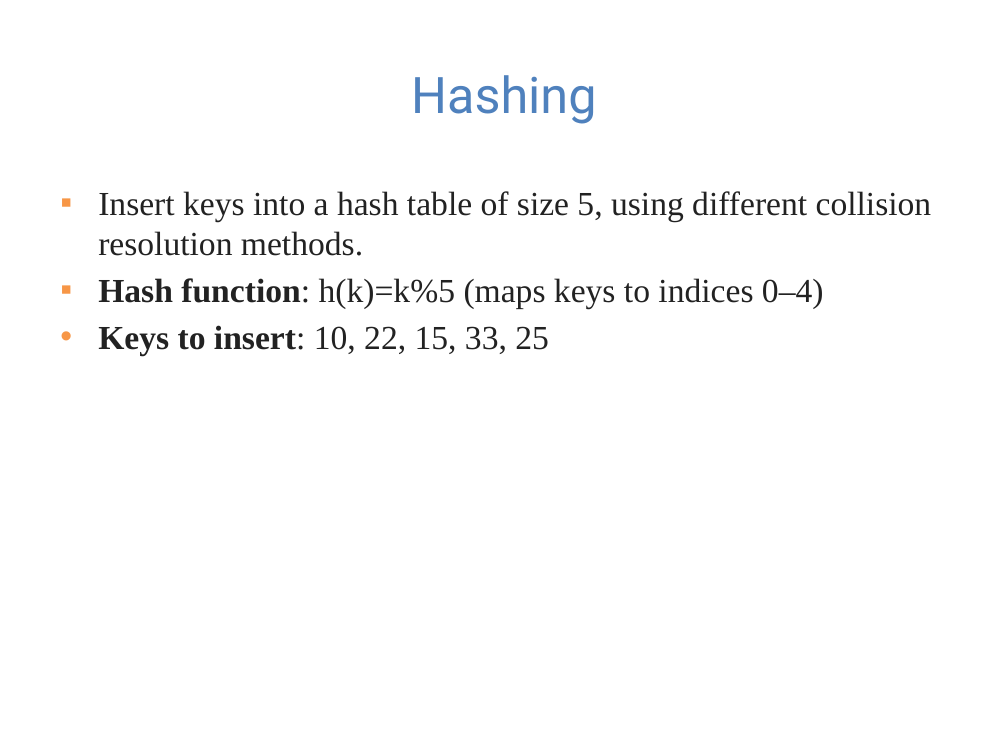
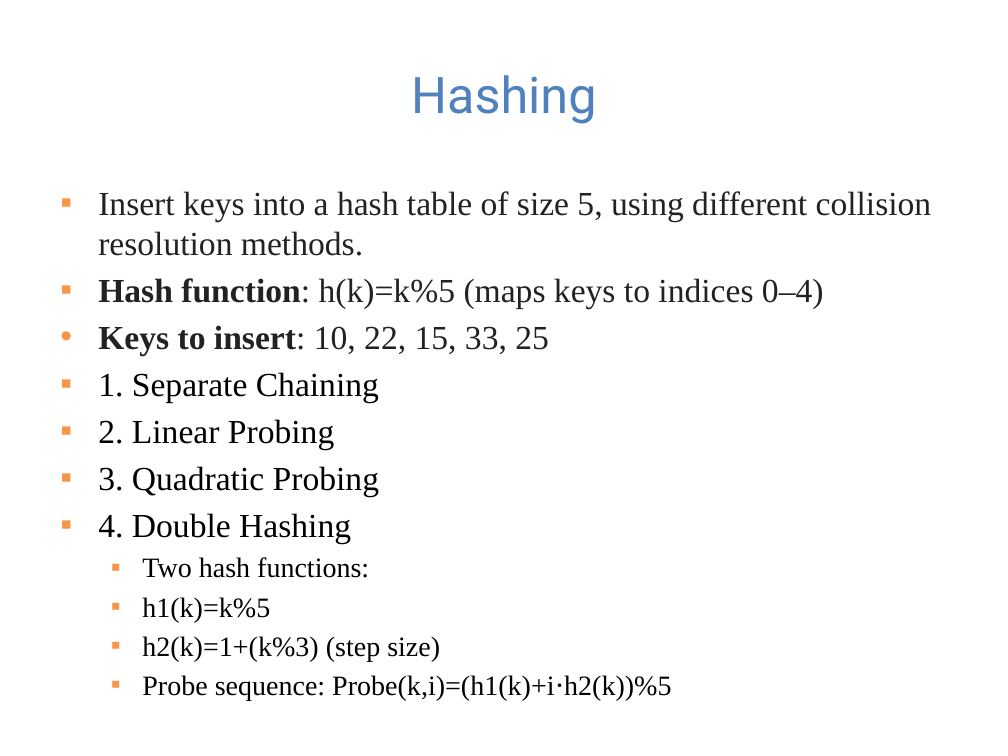
Before and after one commit to guhofstra/CSC111Fa25, a slide deck: slide 7 of PPTs/Lecture 7-hash table exercises ANS.pptx. Drawn at 1008x756 pixels with LibreOffice and Linux fonts; fonts in the diff are those of the drawing. Boxes give left, top, right and bottom in pixels: in the first picture for what was removed or moved away, otherwise in the second. Text is boxed around its words. In the diff, an @@ line names an element or a change of style, - is before the commit and + after.

```diff
--- a/PPTs/Lecture 7-hash table exercises ANS.pptx
+++ b/PPTs/Lecture 7-hash table exercises ANS.pptx
@@ text at <box>98,372,671,701</box>: paragraphs added @@
+▪ 1. Separate Chaining
+▪ 2. Linear Probing
+▪ 3. Quadratic Probing
+▪ 4. Double Hashing
+  ▪ Two hash functions:
+  ▪ h1(k)=k%5
+  ▪ h2(k)=1+(k%3) (step size)
+  ▪ Probe sequence: Probe(k,i)=(h1(k)+i⋅h2(k))%5
```
Also in this commit, not shown: 3 other files.
